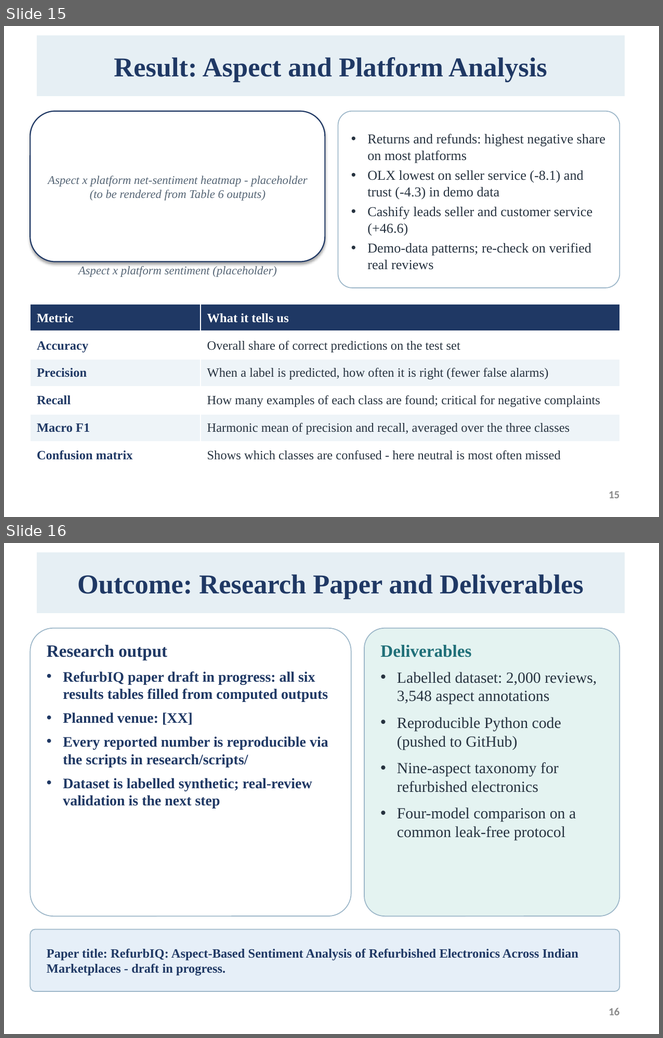
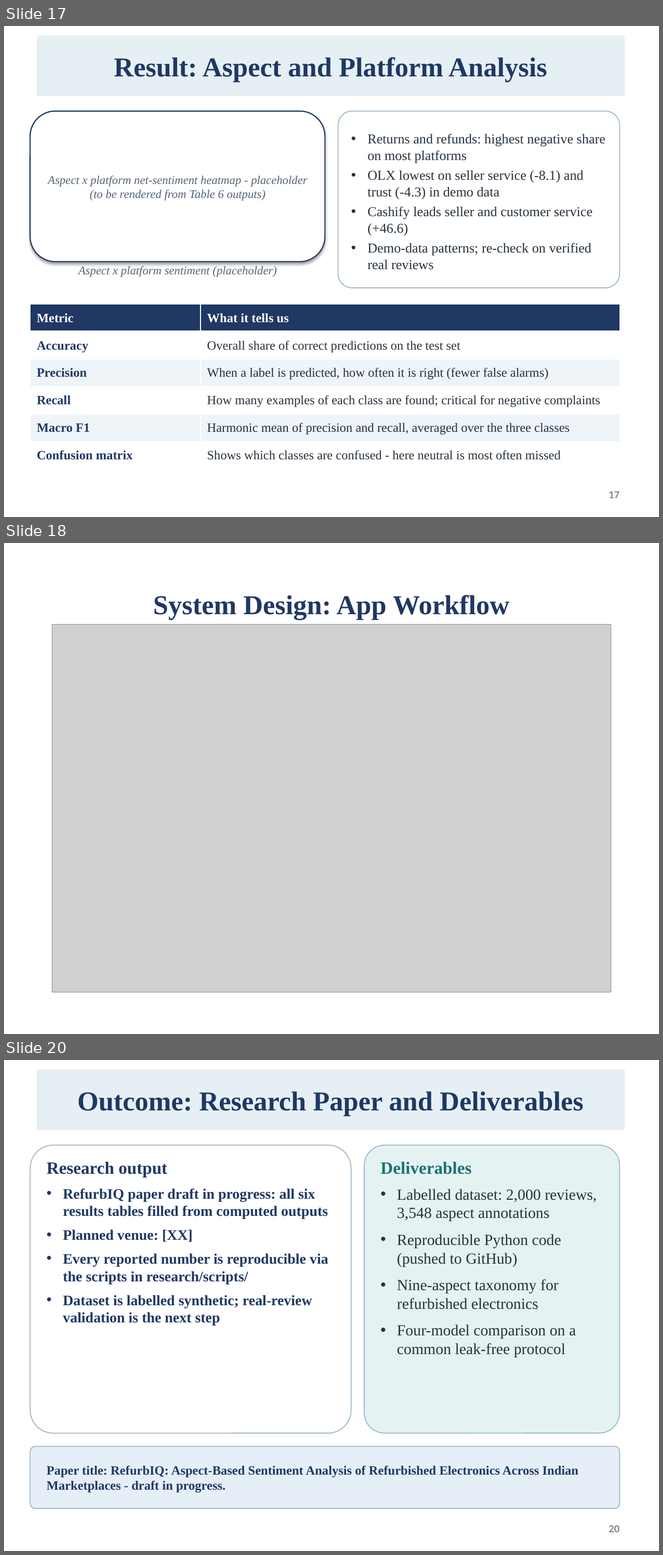
Before and after one commit to Saket-code40/refurbiq, a slide deck: presentation/RefurbIQ_PBL3.pptx. Shown one above the other, each under a label of ours: slides 15 and 16 before the commit, slides 17, 18 and 20 after it; the slides between them are not shown. The pictures are 663x1038 and 663x1555 pixels, drawn with LibreOffice and Linux fonts; fonts in the diff are those of the drawing; grey boxes stand for pictures; background and template pictures are left out. Boxes give left, top, right and bottom in pixels: in the first picture for what was removed or moved away, otherwise in the second. Text is boxed around its words. In the diff, an @@ line names an element or a change of style, - is before the commit and + after.

Commit message:
presentation: insert four draw.io-style diagrams as slides 11, 15, 18, 19 (pipeline overview, tech stack, app workflow, recommendation engine)

```diff
--- a/presentation/RefurbIQ_PBL3.pptx
+++ b/presentation/RefurbIQ_PBL3.pptx
@@ slide 18 added at [4,543,659,1034], background #FFFFFF @@
@@ title added at [153,595,509,620], 30 pt, text #1F3864, bold @@
+System Design: App Workflow
@@ picture added at [52,624,611,992] @@
@@ what was slide 15 is now slide 17 @@
@@ page number at [609,491,620,499]: text changed @@
-15
+17
@@ what was slide 16 is now slide 20 @@
@@ page number at [609,1525,620,1533]: text changed @@
-16
+20
```
Also in this commit, not shown: 3 other slides added, 1 other file.
